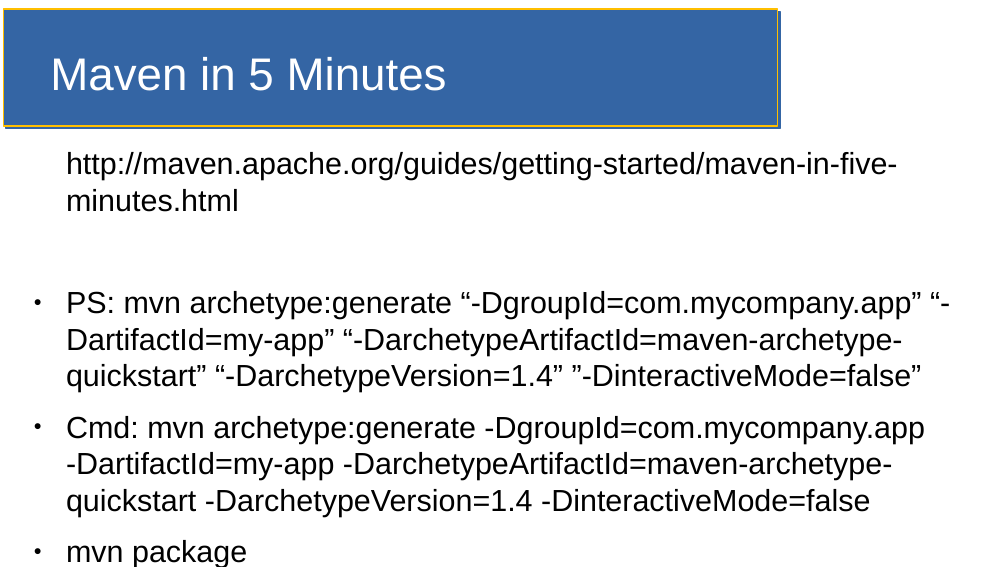
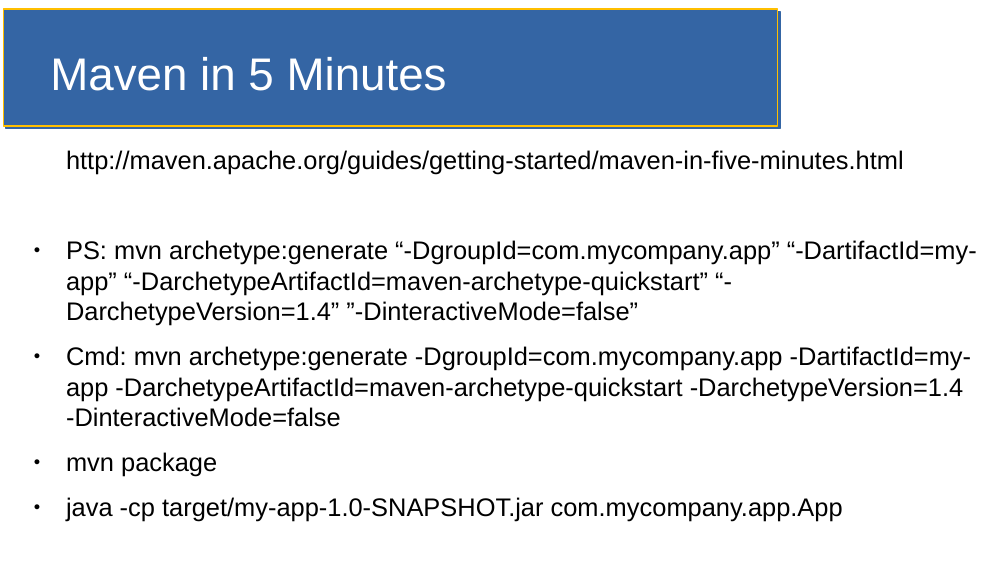
Before and after one commit to jfdoyle3/maven_class, a slide deck: slide 4 of slides/maven.odp (slide 3 before the commit). Drawn at 1008x567 pixels with LibreOffice and Linux fonts; fonts in the diff are those of the drawing. Boxes give left, top, right and bottom in pixels: in the first picture for what was removed or moved away, otherwise in the second. Text is boxed around its words. In the diff, an @@ line names an element or a change of style, - is before the commit and + after.

Commit message:
duped slide:  example of creating maven project

```diff
--- a/slides/maven.odp
+++ b/slides/maven.odp
@@ text "http://maven.apache.org/guides/getting-started/maven-in-five ..." at bbox=[66, 150, 977, 522]: size 24.1 to 20 pt @@
```
Also in this commit, not shown: 4 other slides changed, 1 slide added.
